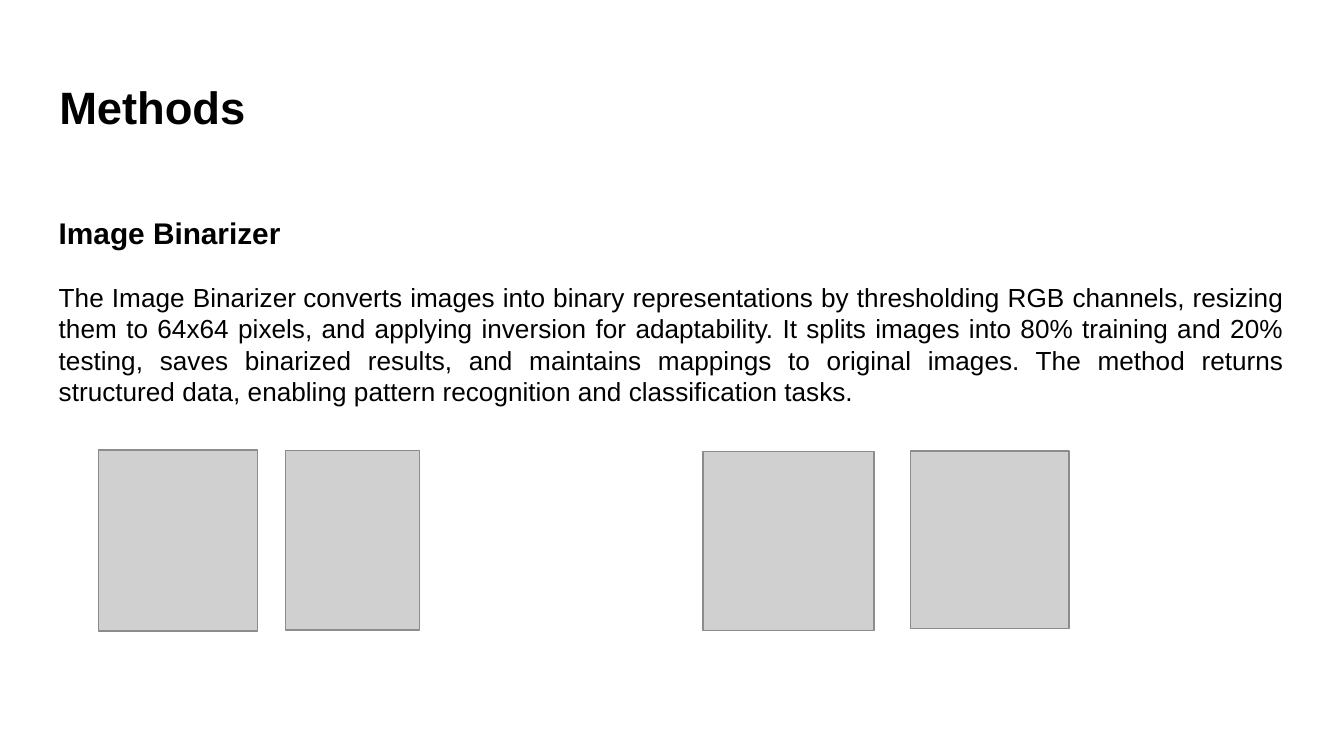
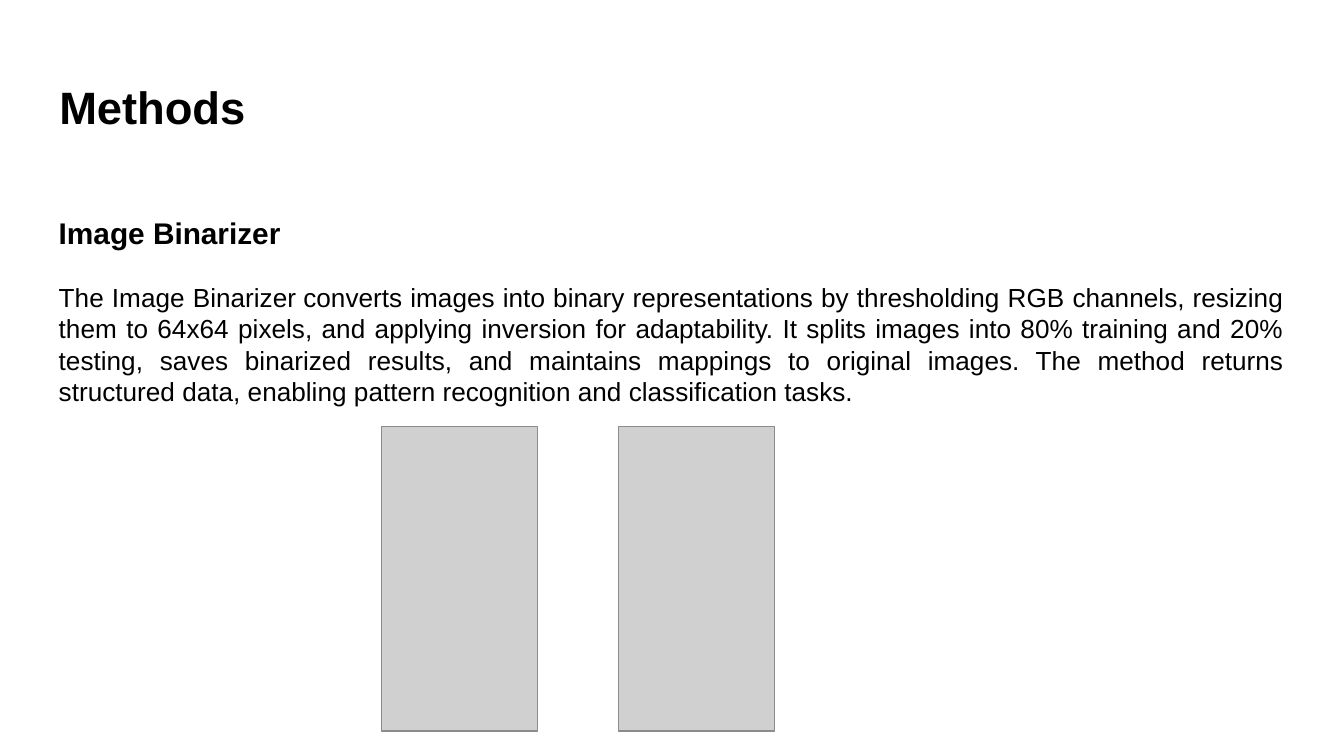
Before and after one commit to Avradip24/Code_Wizards, a slide deck: slide 5 of source/Samples/NeoCortexApiSample/Documentations/ML2425-01_Investigate_Image_Reconstruction_by_using_Classifiers_CodeWizards-Project_Presentation.pptx. Drawn at 1344x756 pixels with LibreOffice and Linux fonts; fonts in the diff are those of the drawing; grey boxes stand for pictures; background and template pictures are left out. Boxes give left, top, right and bottom in pixels: in the first picture for what was removed or moved away, otherwise in the second. Text is boxed around its words. In the diff, an @@ line names an element or a change of style, - is before the commit and + after.

```diff
--- a/source/Samples/NeoCortexApiSample/Documentations/ML2425-01_Investigate_Image_Reconstruction_by_using_Classifiers_CodeWizards-Project_Presentation.pptx
+++ b/source/Samples/NeoCortexApiSample/Documentations/ML2425-01_Investigate_Image_Reconstruction_by_using_Classifiers_CodeWizards-Project_Presentation.pptx
@@ picture added at (382, 426, 538, 731) @@
@@ picture added at (618, 426, 774, 731) @@
@@ picture removed at (98, 450, 257, 632) @@
@@ picture removed at (285, 450, 419, 630) @@
@@ picture removed at (703, 452, 874, 630) @@
@@ picture removed at (910, 452, 1068, 629) @@
```
Also in this commit, not shown: 3 other slides changed, 26 other files.
